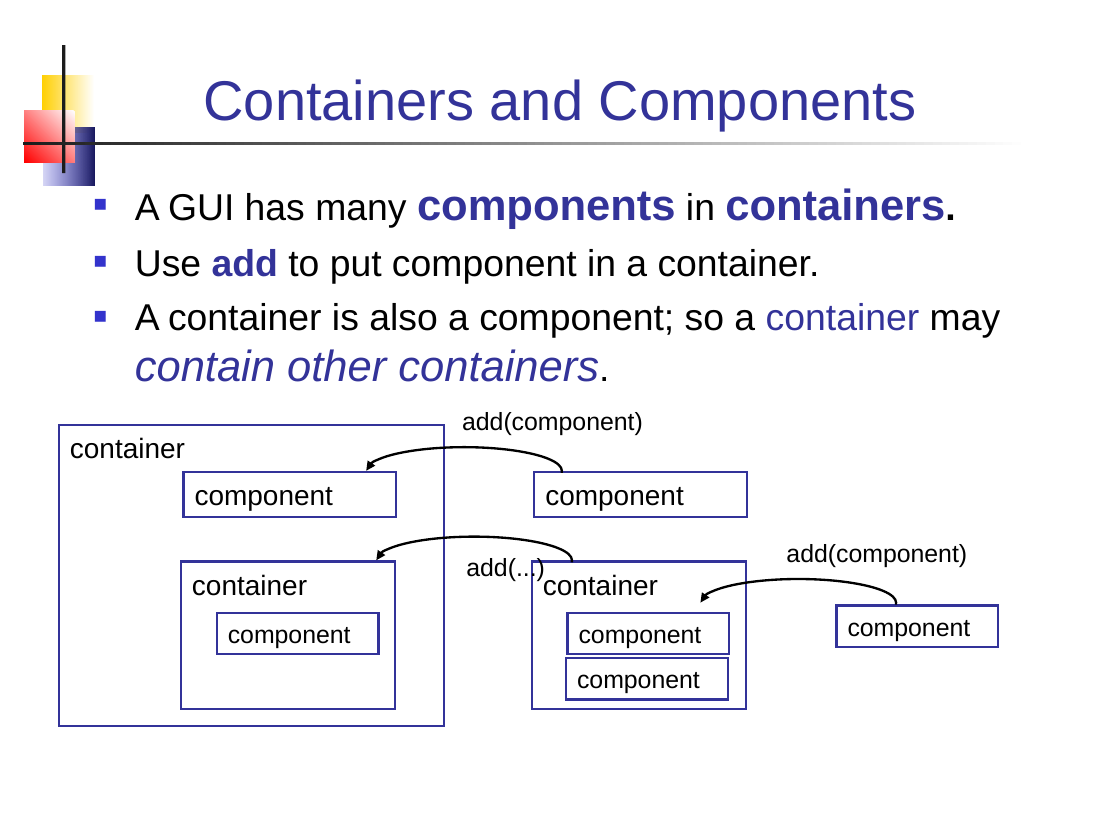
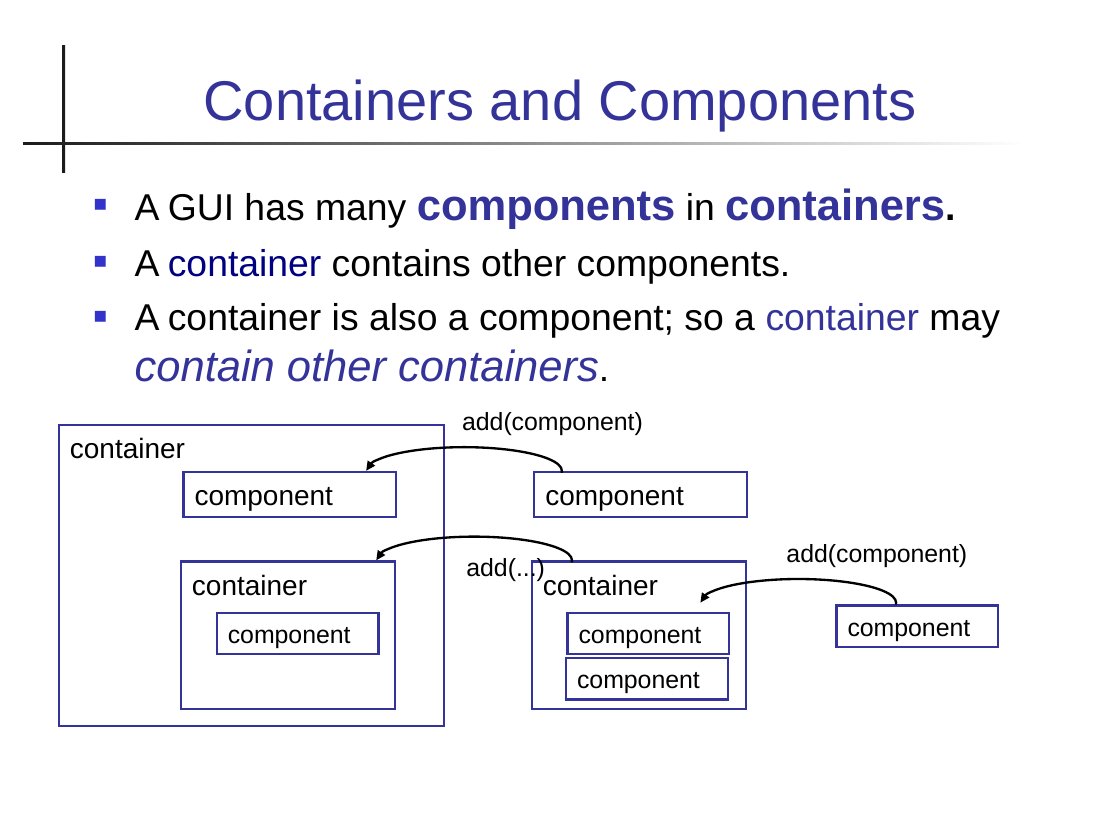
Before and after one commit to skeoop/skeoop.github.io, a slide deck: slide 1 of week7/Graphics-2-Layouts.ppt. Drawn at 1120x840 pixels with LibreOffice and Linux fonts; fonts in the diff are those of the drawing. Boxes give left, top, right and bottom in pixels: in the first picture for what was removed or moved away, otherwise in the second. Text is boxed around its words. In the diff, an @@ line names an element or a change of style, - is before the commit and + after.

```diff
--- a/week7/Graphics-2-Layouts.ppt
+++ b/week7/Graphics-2-Layouts.ppt
@@ rectangle removed at bbox=[41, 75, 94, 133] @@
@@ rectangle removed at bbox=[25, 111, 75, 162] @@
@@ rectangle removed at bbox=[44, 128, 94, 186] @@
@@ text at bbox=[135, 249, 791, 283]: text changed @@
-■ Use add to put component in a container.
+■ A container contains other components.
```
Also in this commit, not shown: 17 other slides changed, 8 other files.
